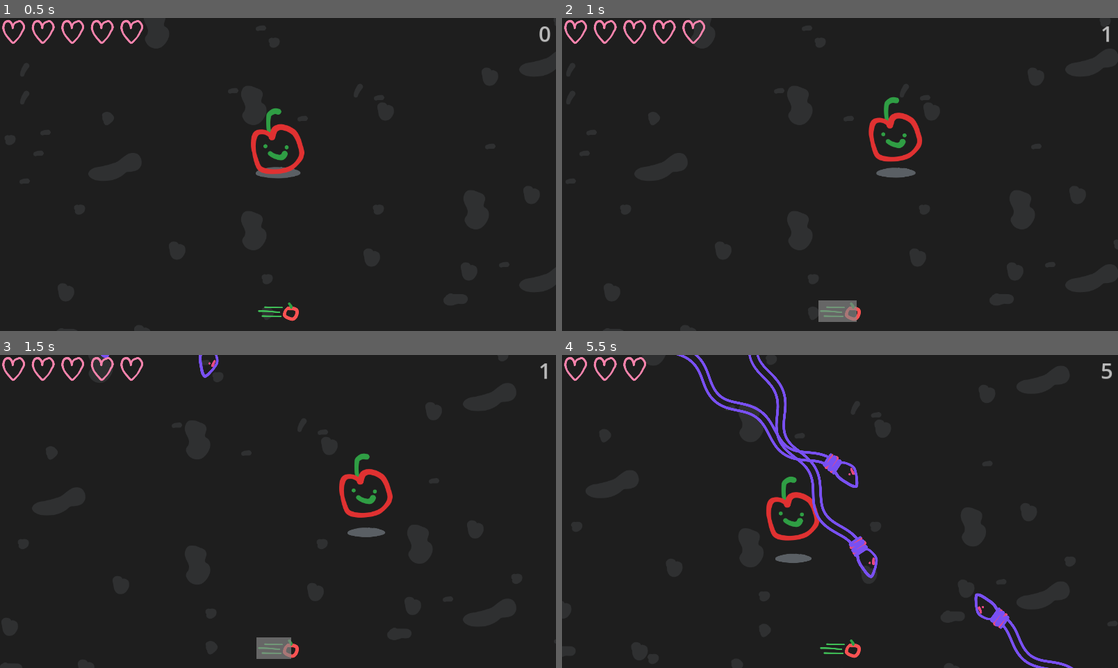
Above: before the commit, frames 1-4 (two rows, left to right).
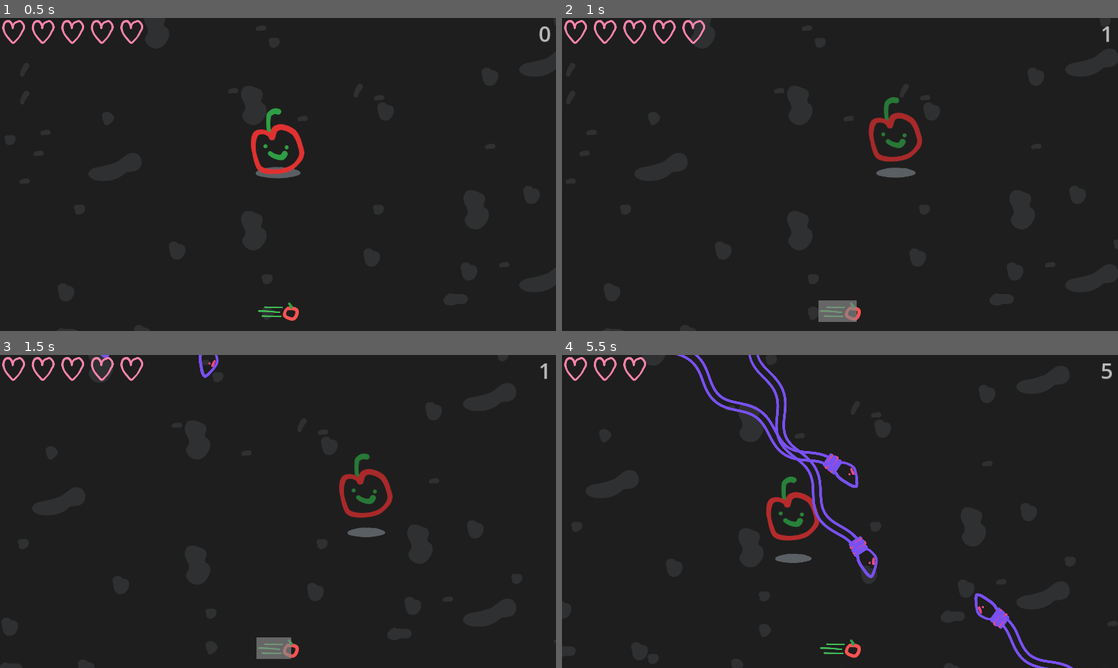
Above: after the commit, the same moments.

Repository: CactiChameleon9/GMTK-2023
Game: Godot game, scene res://Scenes/Main.tscn
Two runs of this game, one before a commit and one after it. Both use one fixed random seed, a clock stepped at 60 frames per second and the inputs below.
Inputs:
- Up to frame 1 (0.5 s): no input
- Up to frame 2 (1 s): tap Enter (ui_accept) at 0.5, 0.77 s; hold Right (ui_right) from 0.53 s (still down)
- Up to frame 3 (1.5 s): release Right (ui_right) at 1.28 s; hold Down (ui_down) from 1.28 s (still down)
- Up to frame 4 (5.5 s): tap Enter (ui_accept) at 1.52, 3.02, 3.77, 4.52 s; release Down (ui_down) at 2.03 s; hold Right (ui_right) 2.03-2.78 s; hold Up (ui_up) 2.78-3.53 s; hold Left (ui_left) 3.53-5.03 s; hold Down (ui_down) from 5.03 s (still down)

Frame 1 is identical in both runs. In frame 2, 0.6% of the frame differs, in the area x 55-65%, y 25-46%; in frame 3, 0.6%; in frame 4, 0.5%.

Commit message:
Add damage/post-dash immunity

Diff:
--- a/Nodes/Character.gd
+++ b/Nodes/Character.gd
@@ -120,23 +120,34 @@
 	if _dashing and velocity.length() <= _max_speed:
 		# Set the dashed/dashing infos
 		_dashing = false
+		_damage_immunity()
 
-		# Emable collisions
-		_collision_shape.disabled = false
+
+func _damage_immunity():
+		# Disable collisions
+		_collision_shape.set_deferred("disabled", true)
 
 		# Tween transparency
 		var tween := create_tween() \
-					.set_ease(Tween.EASE_IN) \
-					.set_trans(Tween.TRANS_QUART)
-		tween.tween_property(_character_sprite, "modulate", Color(1, 1, 1, 1), 0.25)
+					.set_ease(Tween.EASE_IN_OUT) \
+					.set_trans(Tween.TRANS_SINE)
+		tween.tween_property(_character_sprite, "modulate", Color(1, 1, 1, 1), 0.2)
+		tween.tween_property(_character_sprite, "modulate", Color(.9, .9, .9, .8), 0.3)
+		tween.tween_property(_character_sprite, "modulate", Color(1, 1, 1, 1), 0.2)
+		tween.tween_property(_character_sprite, "modulate", Color(.9, .9, .9, .8), 0.3)
+		tween.tween_property(_character_sprite, "modulate", Color(1, 1, 1, 1), 0.2)
 
-		# Set the velocity to the dash speed (in the right direction)
-		velocity = velocity.normalized() * _dash_speed
+		await tween.finished
 
-func die():
-	lives -= 1
-	live_changed.emit(lives)
+		# Enable collisions
+		_collision_shape.set_deferred("disabled", false)
 
 
 func _enable_dash():
 	_can_dash = true
+
+
+func die():
+	_damage_immunity()
+	lives -= 1
+	live_changed.emit(lives)
